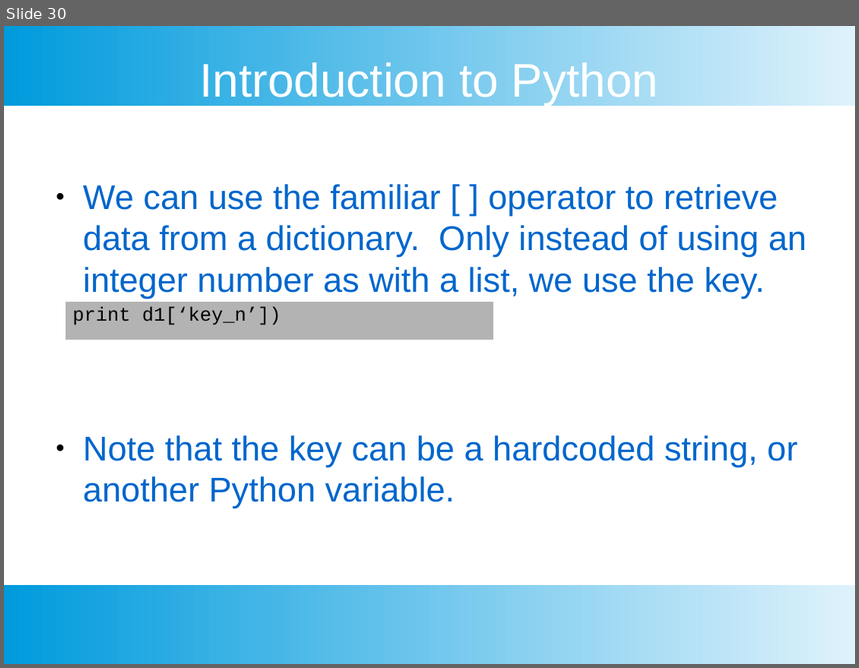
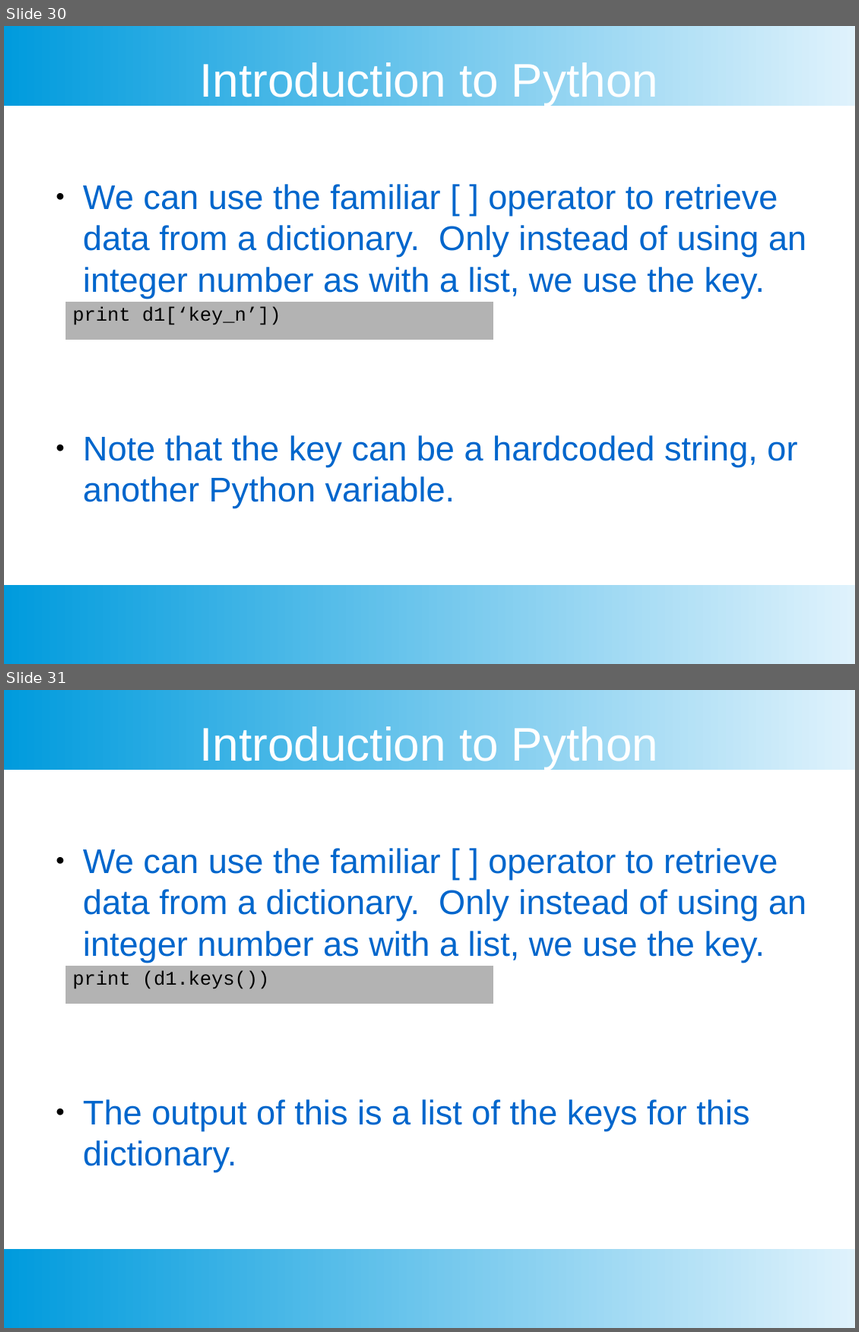
Before and after one commit to chankeypathak/CitiDataScience, a slide deck: docs/Module 1.pptx. Shown one above the other, each under a label of ours: slide 30 before the commit, slides 30 and 31 after it. The pictures are 859x668 and 859x1332 pixels, drawn with LibreOffice and Linux fonts; fonts in the diff are those of the drawing. Boxes give left, top, right and bottom in pixels: in the first picture for what was removed or moved away, otherwise in the second. Text is boxed around its words. In the diff, an @@ line names an element or a change of style, - is before the commit and + after.

```diff
--- a/docs/Module 1.pptx
+++ b/docs/Module 1.pptx
@@ slide 31 added at (x1=4, y1=690, x2=855, y2=1328), background #FFFFFF; not listed: 2 template elements that a slide beside it also shows @@
@@ text added at (x1=200, y1=723, x2=658, y2=770), 44 pt, text #FFFFFF @@
+Introduction to Python
@@ text added at (x1=83, y1=848, x2=807, y2=1173), 32 pt, text #0066CC @@
+● We can use the familiar [ ] operator to retrieve data from a dictionary. Only instead of using an integer number as with a list, we use the key.
+● The output of this is a list of the keys for this dictionary.
@@ table added at (x1=65, y1=965, x2=493, y2=1026), 1 rows, 1 columns @@
+print (d1.keys())
```
Also in this commit, not shown: 9 other slides added, 1 other file.
